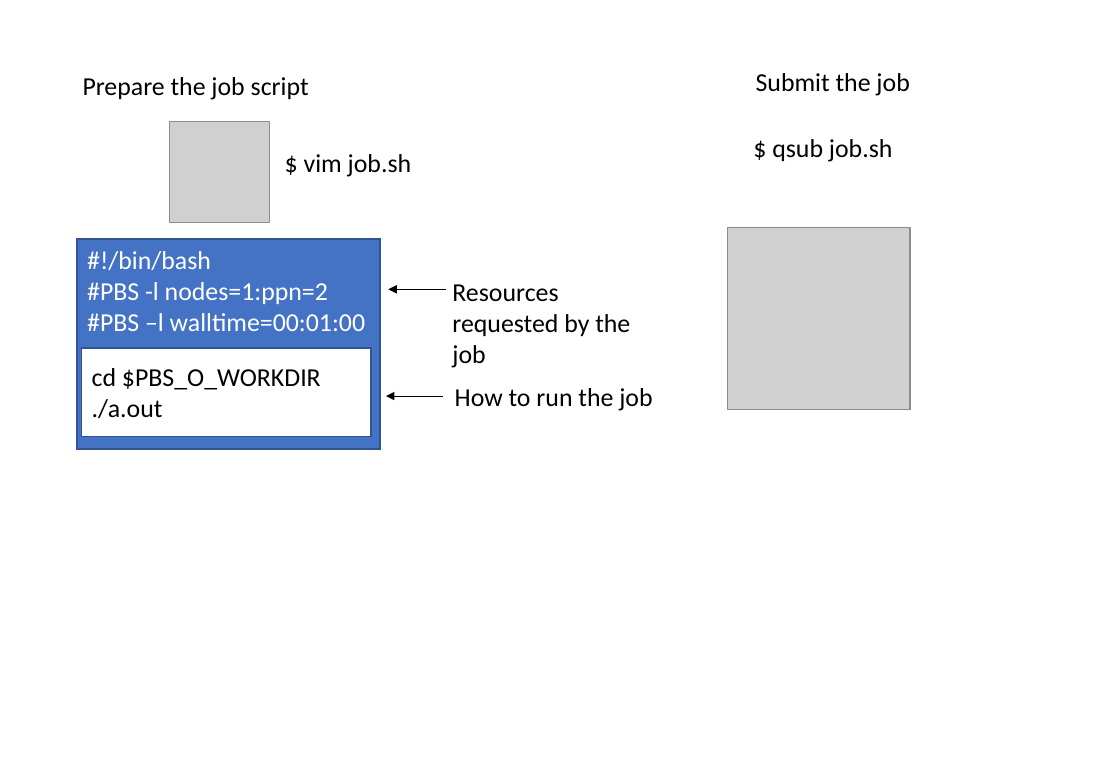
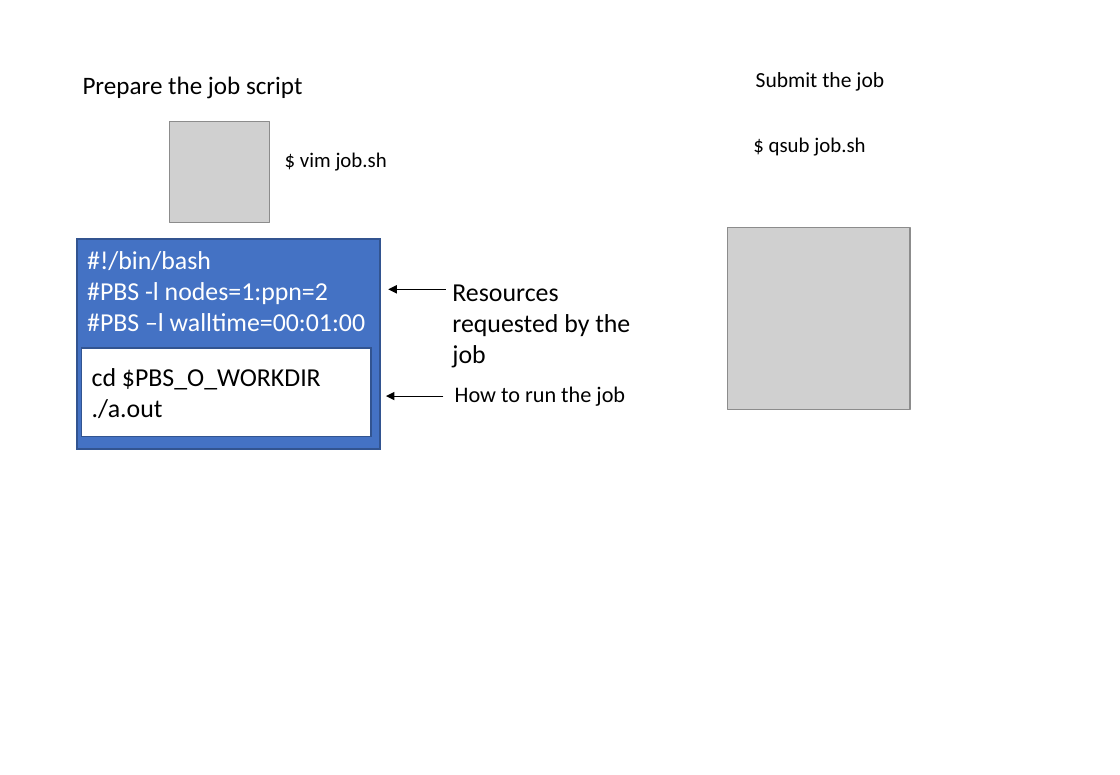
Before and after one commit to kaityo256/sevendayshpc, a slide deck: slide 4 of site-assets/sources/day2/fig-ja-en.pptx. Drawn at 1120x775 pixels with LibreOffice and Linux fonts; fonts in the diff are those of the drawing; grey boxes stand for pictures. Boxes give left, top, right and bottom in pixels: in the first picture for what was removed or moved away, otherwise in the second. Text is boxed around its words. In the diff, an @@ line names an element or a change of style, - is before the commit and + after.

```diff
--- a/site-assets/sources/day2/fig-ja-en.pptx
+++ b/site-assets/sources/day2/fig-ja-en.pptx
@@ text "Prepare the job script" at (x1=83, y1=76, x2=302, y2=99): size 18 to 17.5 pt @@
@@ text "Submit the job" at (x1=756, y1=72, x2=884, y2=91): size 18 to 15 pt @@
@@ text "$ vim job.sh" at (x1=300, y1=152, x2=387, y2=171): size 18 to 14.5 pt @@
@@ text "$ qsub job.sh" at (x1=769, y1=137, x2=865, y2=156): size 18 to 14.5 pt @@
@@ text "How to run the job" at (x1=455, y1=386, x2=625, y2=406): size 18 to 15.5 pt @@
```
Also in this commit, not shown: 7 other slides changed, 8 other files.
